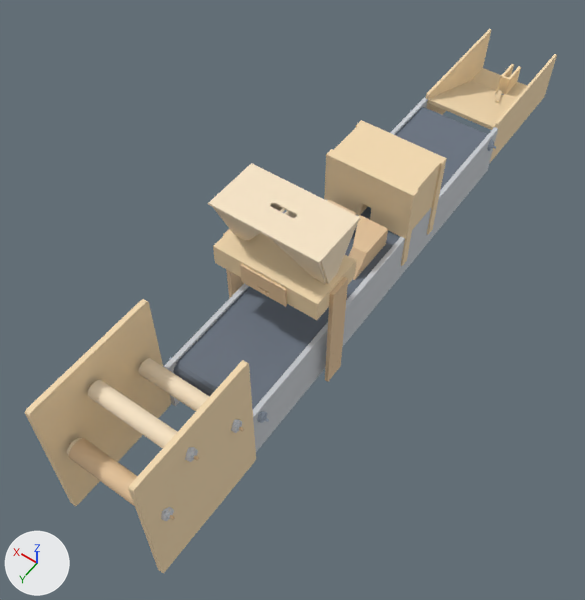
The glTF model public/modelo/maquina.glb, before and after one commit.
Before and after are seen from a 50 mm lens placed at (-0.86, 1.58, 2.09), pointed at (0.03, 0.32, 0.11). Arrows for +X, +Y and +Z are at lower left; the lights stay in place. The picture after the commit comes second. Vertices at exactly the same position are counted once.

The first picture shows 'Bobina_laterais', 'Bobina_rolos', 'Bobina_travessas', 'Braco_formador', 'Dispenser_200_143_86', 'Dispenser_232_180_112', 'Dispenser_242_202_148', 'Esteira_laterais', 'Esteira_lona', 'Selagem_horizontal', 'Separador_de_itens' and 2 more.
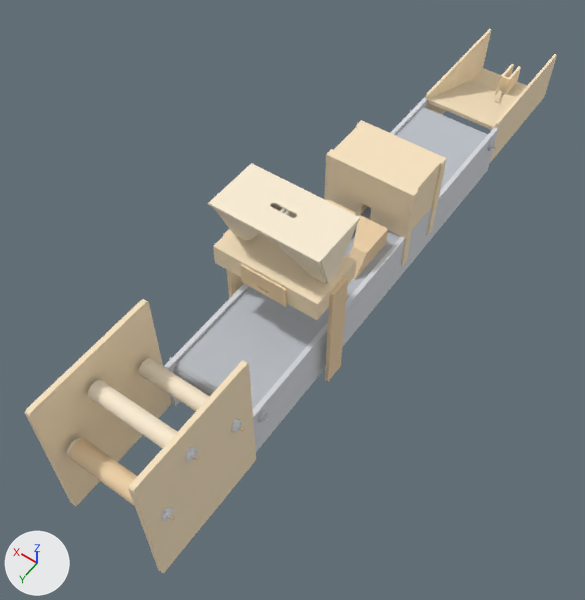
The change, as a diff of the scene's bpy script:
```diff
--- a/public/modelo/maquina.glb.py
+++ b/public/modelo/maquina.glb.py
@@ me_esteira_lona @@
 me_esteira_lona.from_pydata(...)  # 270 vertices, 576 faces; spans x -0.135..0.135, y -0.656..0.756, z 0.129..0.191
 # used by ob_esteira_lona; location = (0.0, 0.0, 0.0)
+# me_esteira_lona part 1: 576 faces centred in x -0.135..0.135, y -0.655..0.755, z 0.129..0.191 are repainted in the vertex colours; the middle colour goes from greyish blue #697381 to light grey #bcc1c8
 me_esteira_lona.materials.append(mat_tinta)
```

Location of each change, [x1, y1, x2, y2] in pixels of the pictures (585 x 600 px):
part 1 of me_esteira_lona, recoloured: [174, 107, 488, 409] in both
